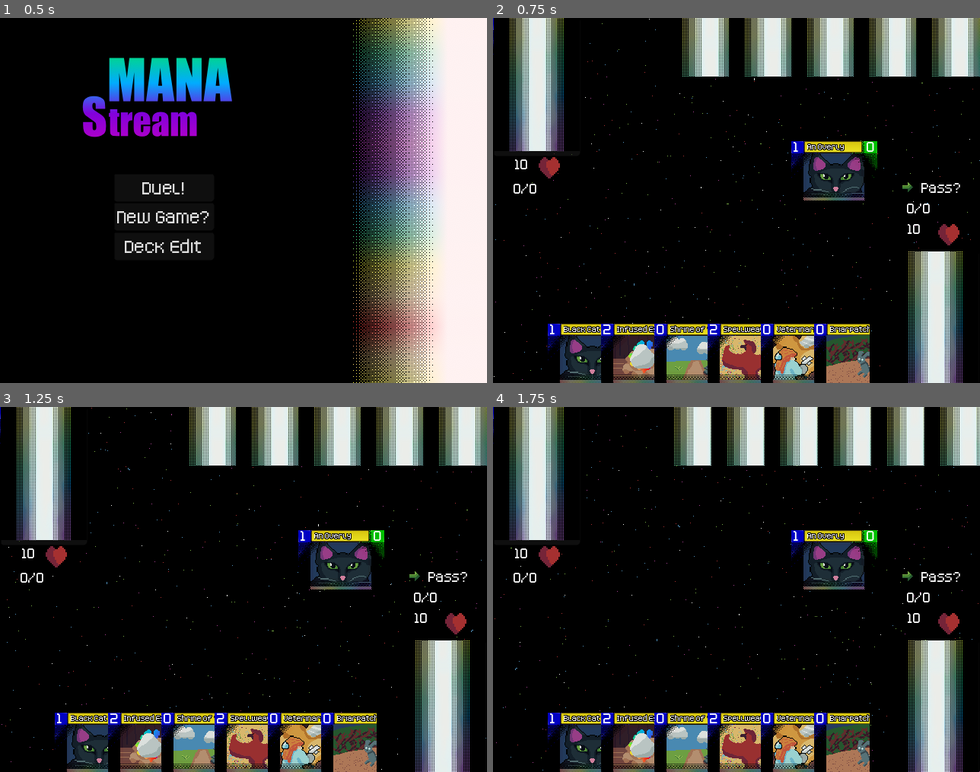
Above: before the commit, frames 1-4 (two rows, left to right).
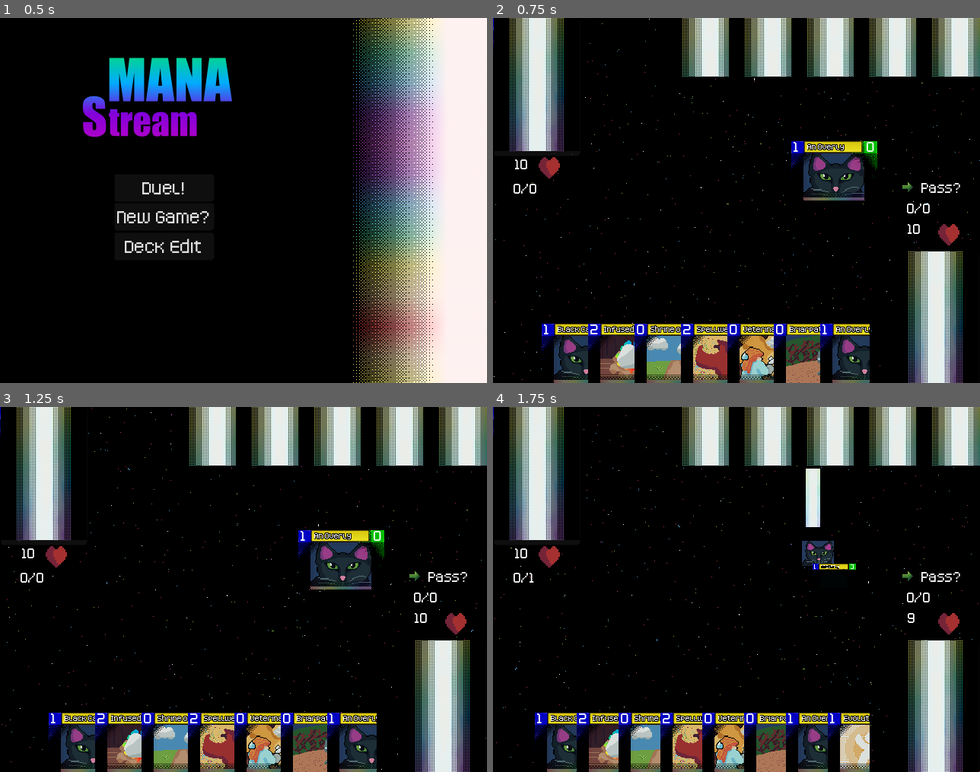
Above: after the commit, the same moments.

Repository: ColbySchexnayder/mana-stream
Game: Godot game, scene res://Scenes/titleScreen.tscn
The game is run twice, just before and just after one commit, with the same random seed, the same clock (stepped at 60 frames per second) and the same inputs.
Inputs:
- Up to frame 1 (0.5 s): no input
- Up to frame 2 (0.75 s): click "New Game?" at 0.5 s
- Up to frame 3 (1.25 s): no input
- Up to frame 4 (1.75 s): click "Pass?" at 1.25 s

Frame 1 is identical in both runs. In frame 2, 8.6% of the frame differs, in the area x 10-78%, y 83-100%; in frame 3, 8.6%; in frame 4, 19%, in the area x 7-100%, y 0-100%.

Commit message:
AI Has a turn to help test interrupts
TODO: Replace AI ASAP

Diff:
--- a/Cards/Card.gd
+++ b/Cards/Card.gd
@@ -65,7 +65,15 @@
 	pass
 
 func mana() -> void:
-	pass
+	if currentPosition == position.IN_HAND:
+			card_front.visible = false
+			card_art.visible = false
+			card_back.visible = true
+			currentPosition = position.IN_MANA
+			GmManager.emit_signal("_card_to_mana", self)
+	elif currentPosition == position.IN_MANA and !exhausted:
+			GmManager.emit_signal("_add_to_mana", self, 1)
+			GmManager.emit_signal("_card_exhaust", self)
 
 func attacking() -> void:
 	pass
@@ -90,6 +98,9 @@
 	card.card_front.scale.y = .5
 	card.card_art.scale.x = .5
 	card.card_art.scale.y = .5
+
+func resolve_summon()->void:
+	return
 
 func refresh()->void:
 	paid = false
@@ -139,15 +150,7 @@
 		GmManager.emit_signal("_card_select", self)
 
 	elif (event.is_action_pressed("alternate")) and card.cardOwner == 1 and GmManager.currentPhase == GmManager.phase.PLAY:
-		if currentPosition == position.IN_HAND:
-			card_front.visible = false
-			card_art.visible = false
-			card_back.visible = true
-			currentPosition = position.IN_MANA
-			GmManager.emit_signal("_card_to_mana", self)
-		elif currentPosition == position.IN_MANA and !exhausted:
-			GmManager.emit_signal("_add_to_mana", self, 1)
-			GmManager.emit_signal("_card_exhaust", self)
+		mana()
 
 
 func _on_summon_button_pressed() -> void:
--- a/Cards/CardScripts/BriarPatch.gd
+++ b/Cards/CardScripts/BriarPatch.gd
@@ -37,5 +37,5 @@
 func complete_interrupt():
 	pass
 
-func resolve_cast(card):
-	super.resolve_cast(card)
+func resolve_summon():
+	super.resolve_summon()
--- a/Cards/PlayableCards/Briarpatch.tscn
+++ b/Cards/PlayableCards/Briarpatch.tscn
@@ -14,6 +14,3 @@
 offset_right = 96.0
 offset_bottom = 79.0
 texture = ExtResource("3_6e87h")
-
-[node name="SummonButton" parent="InspectView" index="4"]
-visible = false
--- a/Cards/SpellCard.gd
+++ b/Cards/SpellCard.gd
@@ -9,17 +9,15 @@
 func _ready() -> void:
 
 	super._ready()
-	GmManager.connect("_resolve_summon", resolve_cast)
+	#GmManager.connect("_resolve_summon", resolve_cast)
 
 func set_card_info():
 	cost = 0
 	tags = ["Spell", "testbugspell"]
 	cardName = "Spell Card Name That is Also Overlong"
 
-func resolve_cast(card):
-	await 1
-	if card.tags[0] != "spell":
-		return
+func resolve_summon():
+
 	if card.currentPosition == Card.position.IN_SUMMON:
 		print('success')
 		destroy(0)
--- a/Scenes/Duel.tscn
+++ b/Scenes/Duel.tscn
@@ -287,6 +287,12 @@
 mouse_filter = 2
 text = "Pass?"
 
+[node name="SelectionList" type="ItemList" parent="Control"]
+visible = false
+layout_mode = 0
+offset_right = 638.0
+offset_bottom = 482.0
+
 [node name="AI" type="Node" parent="."]
 script = ExtResource("10_qiwog")
 
--- a/Scenes/ai_manager.gd
+++ b/Scenes/ai_manager.gd
@@ -22,8 +22,18 @@
 func _process(delta: float) -> void:
 	pass
 
+#TODO: This all needs to be changed!
+#TODO: Seriously don't ignore this
 func ai_turn():
-	pass
+	if GmManager.currentPhase == GmManager.phase.REFRESH:
+		await ai_hand[0].mana()
+		await ai_mana_zone[0].mana()
+		await GmManager.emit_signal("_card_keep", ai_summon_zone[0])
+		GmManager.emit_signal("_change_phase")
+	if GmManager.currentPhase == GmManager.phase.PLAY:
+		if !ai_summon_zone.is_empty():
+			GmManager.emit_signal("_card_attack", ai_summon_zone[0])
+		GmManager.emit_signal("_change_turn")
 
 func choose_defense(card):
 	if players_turn:
--- a/Scenes/duel.gd
+++ b/Scenes/duel.gd
@@ -10,7 +10,8 @@
 var player2summon : Array[Card]= []
 var player2mana : Array[Card]= []
 
-var interruptStack := []
+#TODO: This will be required before AI can be worked on
+var interruptStack : Array[Card] = []
 
 var health := 10
 var totalMana := 0
@@ -83,6 +84,12 @@
 	testSpell.currentPosition = Card.position.IN_HAND
 	player1hand.push_front(testSpell)
 	p_1_hand.add_child(testSpell)
+
+	testSpell = SpellCard.constructor()
+	testSpell.currentPosition = Card.position.IN_HAND
+	player1hand.push_front(testSpell)
+	p_1_hand.add_child(testSpell)
+
 
 	var opponentsDefense = Card.constructor()
 	opponentsDefense.cardOwner = 2
@@ -115,7 +122,8 @@
 	GmManager.connect("_card_block", card_block)
 	GmManager.connect("_interrupt", interrupt)
 	GmManager.connect("_card_keep", card_keep)
-
+	GmManager.connect("_change_turn", change_turn)
+	GmManager.connect("_change_phase", change_phase)
 
 
 # Called every frame. 'delta' is the elapsed time since the previous frame.
@@ -145,14 +153,22 @@
 	p_2_mana.text = str(p2AvailableMana) + "/" + str(p2TotalMana)
 
 func card_to_mana(card):
-	player1mana.push_front(card)
-	player1hand.erase(card)
-	card.reparent(p_1_mana_zone)
-	card.inspect_view.visible = false
-	card.revealed = false
-
-
-	totalMana += 1
+	if card.cardOwner == 1:
+		player1mana.push_front(card)
+		player1hand.erase(card)
+		card.reparent(p_1_mana_zone)
+		card.inspect_view.visible = false
+		card.revealed = false
+
+		totalMana += 1
+	else:
+		player2mana.push_front(card)
+		player2hand.erase(card)
+		card.reparent(p_2_mana_zone)
+		card.inspect_view.visible = false
+		card.revealed = false
+		p2TotalMana += 1
+
 
 func draw(player: int):
 	match player:
@@ -256,13 +272,21 @@
 		card.currentPosition  = card.position.IN_SUMMON
 		card.summon_button.visible = false
 		card.inspect_view.visible = false
+		interruptStack.push_back(card)
+		card.resolve_summon()
 		GmManager.emit_signal("_resolve_summon", card)
 
 func card_keep(card: Card) -> void:
-	if card.cost <= availableMana:
-		availableMana -= card.cost
-		card.paid = true
-		card_select(card)
+	if card.cardOwner == 1:
+		if card.cost <= availableMana:
+			availableMana -= card.cost
+			card.paid = true
+			card_select(card)
+	else:
+		if card.cost <= p2AvailableMana:
+			p2AvailableMana -= card.cost
+			card.paid = true
+			card_select(card)
 
 func move_to_deck(card: Card) -> void:
 	if card.currentPosition == Card.position.IN_DECK:
@@ -299,7 +323,10 @@
 
 
 func add_to_mana(card, manaToAdd):
-	availableMana += manaToAdd
+	if card.cardOwner == 1:
+		availableMana += manaToAdd
+	else:
+		p2AvailableMana += manaToAdd
 
 func card_attack(card):
 	card_select(card)
@@ -314,7 +341,7 @@
 		GmManager.emit_signal("_card_exhaust", card)
 
 		health -= card.attack
-		p_1_life.text = str(p2Health)
+		p_1_life.text = str(health)
 		if health == 0:
 			pass #TODO GAME OVER CODE HERE
 		return
@@ -352,8 +379,24 @@
 				card.refresh()
 			for card in player2summon:
 				card.refresh()
-
-
+			ai.ai_turn()
+
+func change_phase():
+	if currentTurn == 1:
+		var i = 0
+		while i < (player1summon.size()):
+			if !player1summon[i].paid:
+				player1summon[i].destroy(3)
+				i -= 1
+			i += 1
+	else:
+		var i = 0
+		while i < (player2summon.size()):
+			if !player2summon[i].paid:
+				player2summon[i].destroy(3)
+				i -= 1
+			i += 1
+	GmManager.currentPhase = GmManager.phase.PLAY
 
 func interrupt(card):
 	"""
@@ -380,21 +423,7 @@
 
 func _on_pass_button_pressed() -> void:
 	if GmManager.currentPhase == GmManager.phase.REFRESH:
-		if currentTurn == 1:
-			var i = 0
-			while i < (player1summon.size()):
-				if !player1summon[i].paid:
-					player1summon[i].destroy(3)
-					i -= 1
-				i += 1
-		else:
-			var i = 0
-			while i < (player2summon.size()):
-				if !player2summon[i].paid:
-					player2summon[i].destroy(3)
-					i -= 1
-				i += 1
-		GmManager.currentPhase = GmManager.phase.PLAY
+		change_phase()
 	elif GmManager.currentPhase == GmManager.phase.PLAY:
 		change_turn()
 
--- a/Scripts/GMManager.gd
+++ b/Scripts/GMManager.gd
@@ -36,6 +36,9 @@
 signal _request_field(card: Card, zone: int)
 signal _request_hand(card: Card)
 
+signal _change_phase()
+signal _change_turn()
+
 signal _ai_turn()
 signal _player_turn()
 
